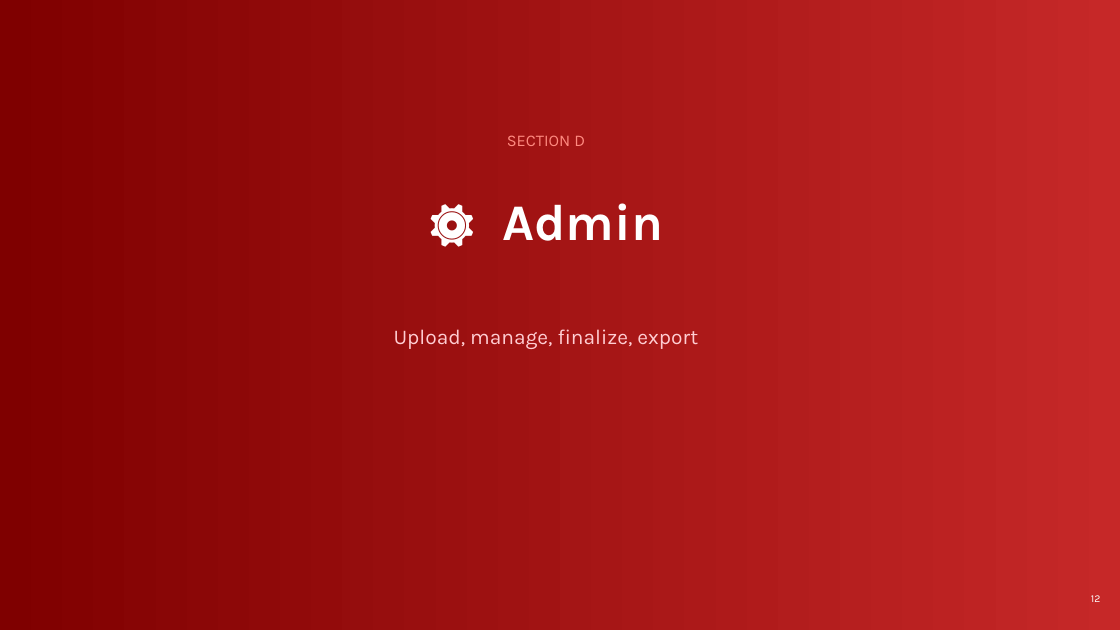
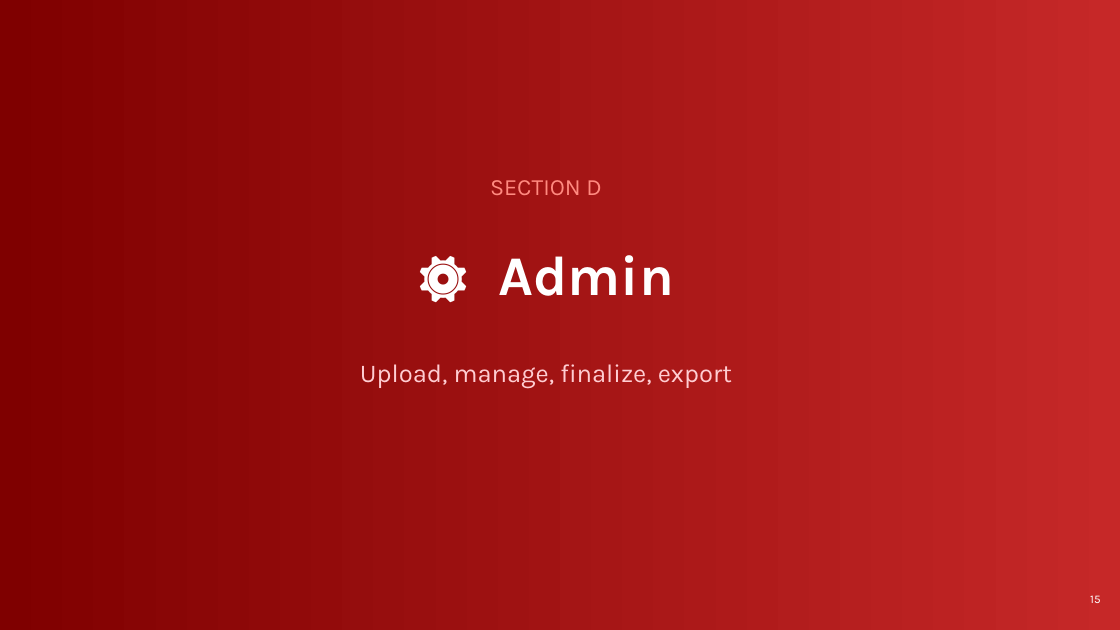
Before and after one commit to VijayGPT2023/Biometric-attendance, a slide deck: slide 15 of docs/NPC_Biometric_v2.pptx (slide 14 before the commit). Drawn at 1120x630 pixels with LibreOffice and Linux fonts; fonts in the diff are those of the drawing. Boxes give left, top, right and bottom in pixels: in the first picture for what was removed or moved away, otherwise in the second. Text is boxed around its words. In the diff, an @@ line names an element or a change of style, - is before the commit and + after.

```diff
--- a/docs/NPC_Biometric_v2.pptx
+++ b/docs/NPC_Biometric_v2.pptx
@@ text "SECTION D": place and size @@
-text "SECTION D" at <box>507,135,585,146</box>
+text "SECTION D" at <box>490,180,601,195</box>
@@ text "SECTION D" at <box>490,180,601,195</box>: size 14 to 20 pt; more space between paragraphs @@
@@ text "⚙️ Admin": place and size @@
-text "⚙️ Admin" at <box>502,203,663,241</box>
+text "⚙️ Admin" at <box>498,255,674,296</box>
@@ text "⚙️ Admin" at <box>498,255,674,296</box>: size 44 to 48 pt; more space between paragraphs @@
@@ text "Upload, manage, finalize, export": place and size @@
-text "Upload, manage, finalize, export" at <box>394,329,698,349</box>
+text "Upload, manage, finalize, export" at <box>360,364,732,388</box>
@@ text "Upload, manage, finalize, export" at <box>360,364,732,388</box>: size 18 to 22 pt; more space between paragraphs @@
@@ text added at <box>1090,595,1100,603</box>, 10 pt, text #FFFFFF @@
+15
@@ text removed at <box>1091,595,1101,602</box> @@
-12
```
Also in this commit, not shown: 12 other slides changed, 5 slides added, 5 slides removed, 1 other file.
